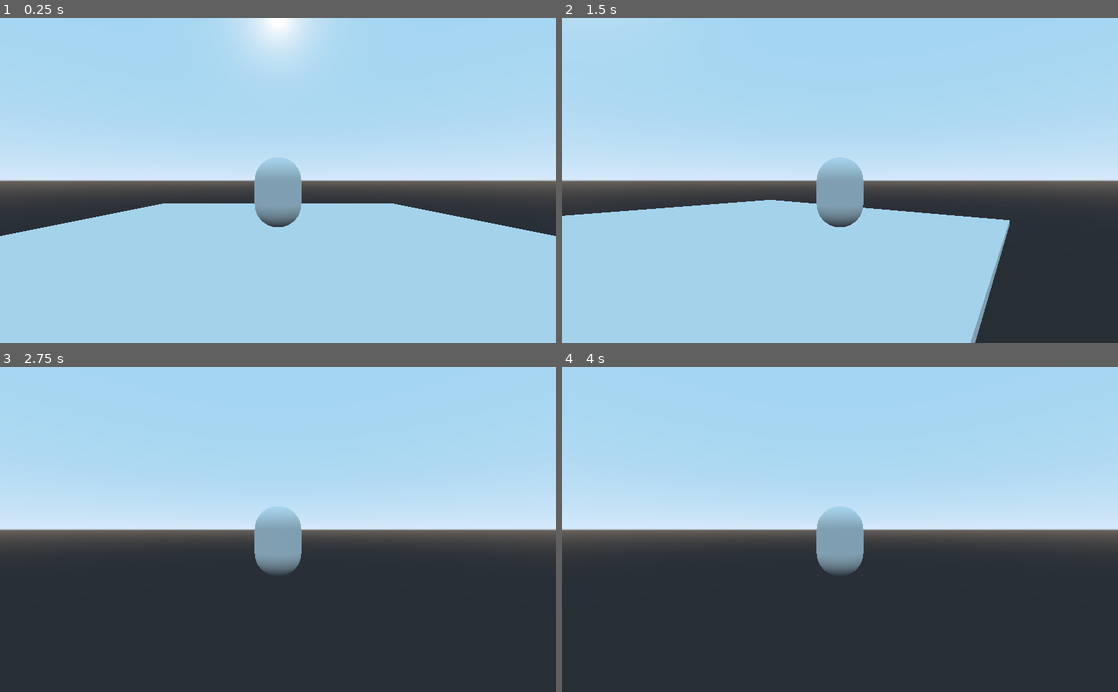
Above: before the commit, frames 1-4 (two rows, left to right).
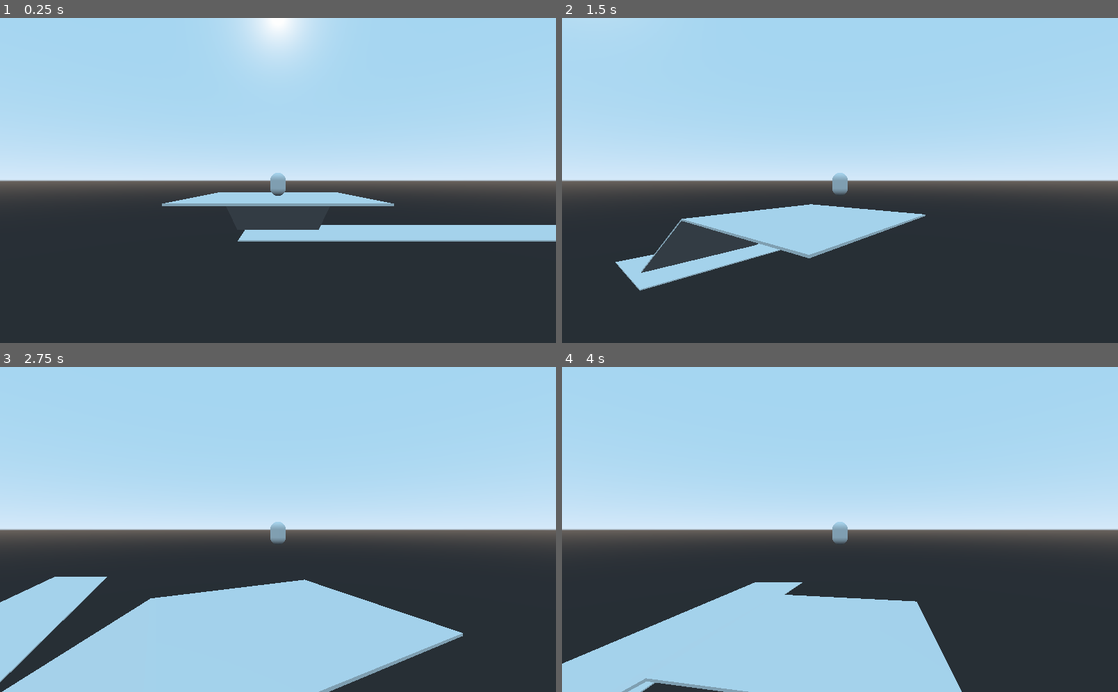
Above: after the commit, the same moments.

Repository: neofre10/Sus
Game: Godot game, scene res://Scenes/Test_Room_3D.tscn
Same seed, same stepped clock (60 frames per second), same inputs: the game is played once before the commit and once after it.
Inputs (mouse positions are in pixels of both pictures, inside the frame that each line leads up to):
- Up to frame 1 (0.25 s): no input
- Up to frame 2 (1.5 s): tap Enter at 0.5 s; move the mouse to (962, 164) at 0.52 s; hold Right (ui_right) 0.53-1.28 s; hold E (ui_e) 0.53-1.28 s; tap Space (ui_jump) at 0.77, 1.07 s; tap Q (ui_q) at 0.8, 1.35 s; move the mouse to (728, 196) at 1.27 s; hold Down (ui_down) from 1.28 s (still down)
- Up to frame 3 (2.75 s): tap Space (ui_jump) at 1.52, 1.55, 1.82, 2.1 s; move the mouse to (333, 458) at 2.02 s; release Down (ui_down) at 2.03 s; hold Right (ui_right) from 2.03 s (still down); hold E (ui_e) from 2.03 s (still down)
- Up to frame 4 (4 s): move the mouse to (812, 594) at 2.77 s; release Right (ui_right) at 2.78 s; release E (ui_e) at 2.78 s; hold Up (ui_up) 2.78-3.53 s; tap E (ui_e) at 2.85 s; tap Space (ui_jump) at 3.02, 3.32, 3.77, 3.8 s; tap Q (ui_q) at 3.05 s; move the mouse to (1006, 578) at 3.52 s; hold Left (ui_left) from 3.53 s (still down); hold Q (ui_q) from 3.53 s (still down)

The runs differ from the first frame. In frame 1, 39% of the frame differs, in the area x 0-100%, y 42-100%; in frame 2, 29%; in frame 3, 22%; in frame 4, 18%.

Commit message:
Cycle 2: Day 7
yo yo yo whats poppin logang! just fixed my player for the 10,000th time

Diff:
--- a/Project Overture/Player/Camera_Gimbal.tscn
+++ b/Project Overture/Player/Camera_Gimbal.tscn
@@ -8,4 +8,4 @@
 [node name="Inner_Gimbal" type="Spatial" parent="."]
 
 [node name="Camera" type="Camera" parent="Inner_Gimbal"]
-transform = Transform( 1, 0, 0, 0, 1, 0, 0, 0, 1, 0, 0, 10 )
+transform = Transform( 1, 0, 0, 0, 1, 0, 0, 0, 1, 0, 0, 30 )
--- a/Project Overture/Player/Player.tscn
+++ b/Project Overture/Player/Player.tscn
@@ -1,6 +1,6 @@
 [gd_scene load_steps=5 format=2]
 
-[ext_resource path="res://Scripts/Player.gd" type="Script" id=1]
+[ext_resource path="res://Scripts/Player_2.gd" type="Script" id=1]
 
 [sub_resource type="CapsuleShape" id=1]
 
--- a/Project Overture/Scenes/Test_Room_3D.tscn
+++ b/Project Overture/Scenes/Test_Room_3D.tscn
@@ -9,19 +9,47 @@
 
 [node name="Node" type="Node"]
 
-[node name="MeshInstance" type="MeshInstance" parent="."]
+[node name="Meshes" type="Node" parent="."]
+
+[node name="Starting platform" type="MeshInstance" parent="Meshes"]
 transform = Transform( 10, 0, 0, 0, 0.1, 0, 0, 0, 10, 0, 0, 0 )
 mesh = SubResource( 1 )
 material/0 = null
 
-[node name="StaticBody" type="StaticBody" parent="MeshInstance"]
+[node name="StaticBody" type="StaticBody" parent="Meshes/Starting platform"]
 transform = Transform( 0.1, 0, 0, 0, 10, 0, 0, 0, 0.1, 0, 0, 0 )
 
-[node name="CollisionShape" type="CollisionShape" parent="MeshInstance/StaticBody"]
+[node name="CollisionShape" type="CollisionShape" parent="Meshes/Starting platform/StaticBody"]
 transform = Transform( 10, 0, 0, 0, 0.1, 0, 0, 0, 10, 0, 0, 0 )
 shape = SubResource( 2 )
 
-[node name="Spatial" parent="." instance=ExtResource( 1 )]
+[node name="Starting platform2" type="MeshInstance" parent="Meshes"]
+transform = Transform( 100, 0, 0, 0, 0.1, 0, 0, 0, 10, 90, -13, -38 )
+mesh = SubResource( 1 )
+material/0 = null
 
-[node name="Camera_Gimbal" parent="Spatial" instance=ExtResource( 2 )]
+[node name="StaticBody" type="StaticBody" parent="Meshes/Starting platform2"]
+transform = Transform( 0.1, 0, 0, 0, 10, 0, 0, 0, 0.1, 0, 0, 0 )
+
+[node name="CollisionShape" type="CollisionShape" parent="Meshes/Starting platform2/StaticBody"]
+transform = Transform( 10, 0, 0, 0, 0.1, 0, 0, 0, 10, 0, 0, 0 )
+shape = SubResource( 2 )
+
+[node name="Ramp" type="MeshInstance" parent="Meshes"]
+transform = Transform( 10, 0, 0, 0, 0.0866025, 5, 0, -0.05, 8.66025, 0, -5, -18.6 )
+mesh = SubResource( 1 )
+material/0 = null
+
+[node name="StaticBody" type="StaticBody" parent="Meshes/Ramp"]
+transform = Transform( 0.1, 0, 0, 0, 10, 0, 0, 0, 0.1, 0, 0, 0 )
+
+[node name="CollisionShape" type="CollisionShape" parent="Meshes/Ramp/StaticBody"]
+transform = Transform( 10, 0, 0, 0, 0.1, 0, 0, 0, 10, 0, 0, 0 )
+shape = SubResource( 2 )
+
+[node name="Player" type="Node" parent="."]
+
+[node name="Spatial" parent="Player" instance=ExtResource( 1 )]
+
+[node name="Camera_Gimbal" parent="Player/Spatial" instance=ExtResource( 2 )]
 transform = Transform( 1, 0, 0, 0, 1, 0, 0, 0, 1, 0, 2, 0 )
--- a/Project Overture/Scripts/Player.gd
+++ b/Project Overture/Scripts/Player.gd
@@ -1,8 +1,9 @@
 extends KinematicBody
 
-export var gravity = 0.5
+export var gravity = 5
 export var speed = 1
-export var jump_height = 2000
+export var jump_height = 20
+export var jump_height_accel = 4
 export var acceleration = 0.5
 export var max_speed = 10
 export var rotate_speed = PI/4
@@ -21,7 +22,7 @@
 func get_input():
 	var input = Vector3(
 		-int(Input.is_action_pressed("ui_left")) + int(Input.is_action_pressed("ui_right")),
-		-int(Input.is_action_just_pressed("ui_jump")),
+		+int(Input.is_action_just_pressed("ui_jump")),
 		-int(Input.is_action_pressed("ui_up")) + int(Input.is_action_pressed("ui_down"))
 	)
 
@@ -43,17 +44,16 @@
 			speed = max_speed
 
 	falling -= Vector3(0,gravity,0)
-	move_and_slide(falling)
-	if is_on_floor():
+	if Input.is_action_just_released("ui_jump"):
 		falling = Vector3.ZERO
 
 	var fwd = Vector3(global_transform.basis.z) * input.z * speed
 	var strafe = Vector3(global_transform.basis.x) * input.x * speed
+	var jump = Vector3(global_transform.basis.y) * input.y * jump_height * jump_height_accel
 
 	move_and_slide(fwd)
 	move_and_slide(strafe)
-
-	print(falling)
+	falling = move_and_slide(falling, Vector3(0,1,0))
 
 # Called every frame. 'delta' is the elapsed time since the previous frame.
 #func _process(delta):
--- /dev/null
+++ b/Project Overture/Scripts/Player_2.gd
@@ -0,0 +1,51 @@
+extends KinematicBody
+
+var velocity = Vector3(0,0,0)
+
+const SPEED = 5
+const ROTATE = 5
+const GRAVITY = 9.81
+export var rotate_speed = PI/4
+export var rotate_accel = 2
+export var falling = Vector3()
+
+func _ready():
+	pass
+
+func get_input():
+	if Input.is_action_pressed("ui_q"):
+		rotate_y(deg2rad(rotate_speed * rotate_accel))
+	elif Input.is_action_pressed("ui_e"):
+		rotate_y(deg2rad(rotate_speed * -rotate_accel))
+
+func _physics_process(delta):
+
+	var input = get_input()
+
+	if Input.is_action_pressed("ui_right") and Input.is_action_pressed("ui_left"):
+		velocity.x = 0
+	elif Input.is_action_pressed("ui_right"):
+		velocity.x = SPEED
+		#$MeshInstance.rotate_z(deg2rad(-ROTATE))
+	elif Input.is_action_pressed("ui_left"):
+		velocity.x = -SPEED
+		#$MeshInstance.rotate_z(deg2rad(ROTATE))
+	else:
+		velocity.x = lerp(velocity.x,0,0.1)
+
+	if Input.is_action_pressed("ui_up") and Input.is_action_pressed("ui_down"):
+		velocity.z = 0
+	elif Input.is_action_pressed("ui_up"):
+		velocity.z = -SPEED
+		#$MeshInstance.rotate_x(deg2rad(-ROTATE))
+	elif Input.is_action_pressed("ui_down"):
+		velocity.z = SPEED
+		#$MeshInstance.rotate_x(deg2rad(ROTATE))
+	else:
+		velocity.z = lerp(velocity.z,0,0.1)
+
+	if Input.is_action_just_pressed("ui_jump"):
+		velocity.y = SPEED
+
+	velocity.y -= GRAVITY * delta
+	move_and_slide(velocity)
